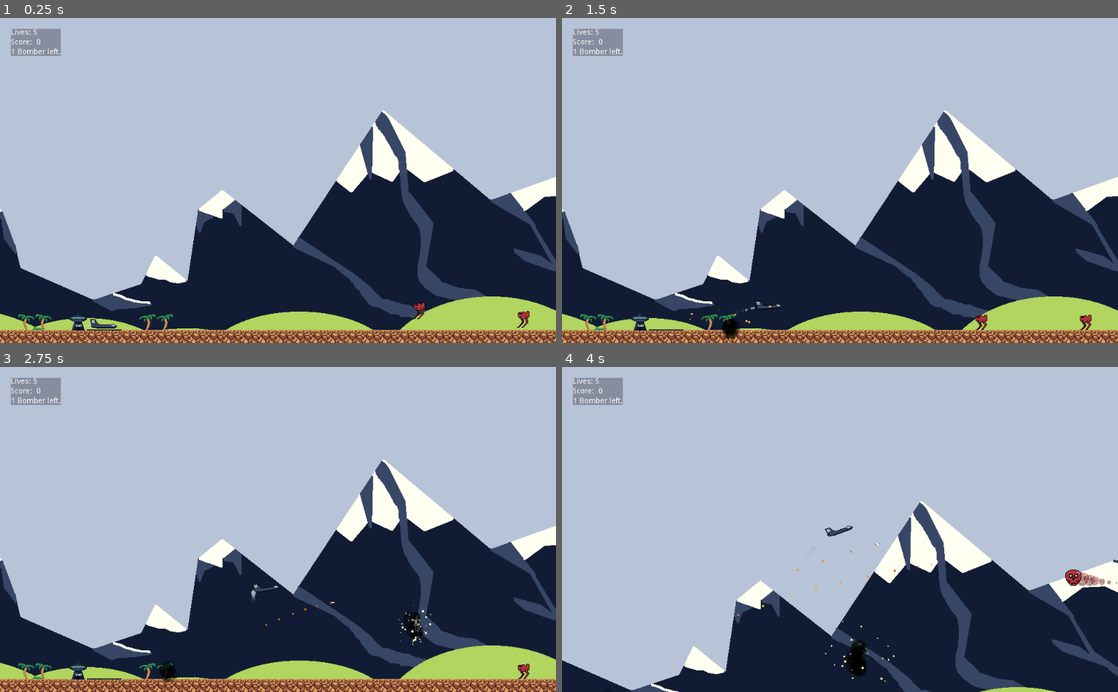
Above: before the commit, frames 1-4 (two rows, left to right).
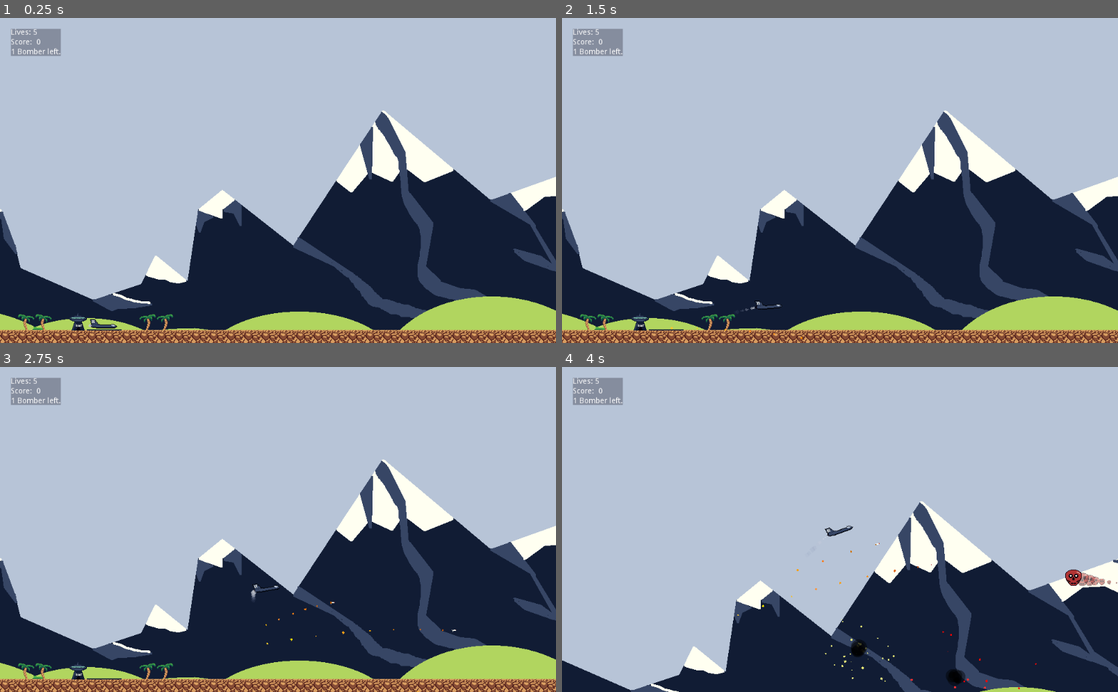
Above: after the commit, the same moments.

Repository: timbo-nz/jj2035
Game: Godot game, scene res://scenes/levels/Level3.tscn
Two runs of this game, one before a commit and one after it. Both use one fixed random seed, a clock stepped at 60 frames per second and the inputs below. This scene is started directly instead of the project's main scene.
Inputs (mouse positions are in pixels of both pictures, inside the frame that each line leads up to):
- Up to frame 1 (0.25 s): no input
- Up to frame 2 (1.5 s): move the mouse to (962, 164) at 0.52 s; hold D (right) from 0.53 s (still down); tap Space (shoot) at 0.6 s; tap W (up) at 0.77 s; move the mouse to (728, 196) at 1.27 s; tap Keypad 1 (game_over) at 1.35 s
- Up to frame 3 (2.75 s): tap W (up) at 1.52 s; tap Space (shoot) at 1.55, 2.1 s; move the mouse to (333, 458) at 2.02 s; release D (right) at 2.03 s; hold A (left) from 2.03 s (still down)
- Up to frame 4 (4 s): move the mouse to (812, 594) at 2.77 s; release A (left) at 2.78 s; hold D (right) from 2.78 s (still down); tap Keypad 9 (win_game) at 2.85 s; tap W (up) at 3.02, 3.77 s; tap Space (shoot) at 3.05, 3.6 s; move the mouse to (1006, 578) at 3.52 s

The runs differ from the first frame. In frame 1, 0.1% of the frame differs, in the area x 74-96%, y 87-96%; in frame 2, 0.3%; in frame 3, 0.5%, in the area x 28-96%, y 73-100%; in frame 4, 0.3%.

Commit message:
add missile proximity fuze, add missile proximity kill, fragmentation particles, display correct end text, add spawns to level 3

Diff:
--- a/project.godot
+++ b/project.godot
@@ -66,6 +66,12 @@
  ]
 }
 
+[layer_names]
+
+2d_physics/layer_1="Player"
+2d_physics/layer_2="Enemies"
+2d_physics/layer_3="Projectiles"
+
 [rendering]
 
 environment/default_environment="res://default_env.tres"
--- a/scenes/Game_Over.tscn
+++ b/scenes/Game_Over.tscn
@@ -46,3 +46,10 @@
 margin_right = 84.0
 margin_bottom = 14.0
 text = "0"
+
+[node name="Button" type="Button" parent="VBoxContainer"]
+margin_top = 54.0
+margin_right = 85.0
+margin_bottom = 74.0
+text = "OK"
+[connection signal="pressed" from="VBoxContainer/Button" to="." method="_on_Button_pressed"]
--- a/scenes/Player.tscn
+++ b/scenes/Player.tscn
@@ -25,7 +25,6 @@
 color_ramp = SubResource( 2 )
 
 [node name="Player" type="KinematicBody2D"]
-position = Vector2( 10, -288 )
 collision_mask = 15
 script = ExtResource( 1 )
 __meta__ = {
--- a/scenes/enemies/Bomber.tscn
+++ b/scenes/enemies/Bomber.tscn
@@ -31,7 +31,7 @@
 
 [node name="Sprite" type="AnimatedSprite" parent="."]
 frames = SubResource( 1 )
-frame = 2
+frame = 5
 playing = true
 
 [node name="bombBay" type="Position2D" parent="Sprite"]
--- a/scenes/enemies/RedSkull.tscn
+++ b/scenes/enemies/RedSkull.tscn
@@ -1,6 +1,6 @@
 [gd_scene load_steps=14 format=2]
 
-[ext_resource path="res://scenes/enemies/RedSkull.gd" type="Script" id=1]
+[ext_resource path="res://scripts/RedSkull.gd" type="Script" id=1]
 [ext_resource path="res://sprites/air_sprites/red_skull/red_skull_0.png" type="Texture" id=2]
 [ext_resource path="res://sprites/air_sprites/red_skull/red_skull_2.png" type="Texture" id=3]
 [ext_resource path="res://sprites/air_sprites/red_skull/red_skull_3.png" type="Texture" id=4]
@@ -43,9 +43,15 @@
 "loop": true,
 "name": "dead",
 "speed": 5.0
+}, {
+"frames": [ ExtResource( 5 ), ExtResource( 2 ) ],
+"loop": true,
+"name": "take_damage",
+"speed": 24.0
 } ]
 
 [node name="RedSkull" type="KinematicBody2D"]
+collision_layer = 2
 script = ExtResource( 1 )
 SPEED = 200
 HP = 2
@@ -58,8 +64,7 @@
 
 [node name="Sprite" type="AnimatedSprite" parent="."]
 frames = SubResource( 4 )
-animation = "idle"
-frame = 2
+animation = "take_damage"
 playing = true
 
 [node name="Hitbox" type="CollisionPolygon2D" parent="."]
--- a/scenes/enemies/eWalker.tscn
+++ b/scenes/enemies/eWalker.tscn
@@ -4,13 +4,13 @@
 [ext_resource path="res://scenes/projectiles/pBullet.tscn" type="PackedScene" id=2]
 [ext_resource path="res://sprites/ground_sprites/walker/walker_00.png" type="Texture" id=3]
 [ext_resource path="res://sprites/ground_sprites/walker/walker_01.png" type="Texture" id=4]
-[ext_resource path="res://sprites/ground_sprites/walker/walker_02.png" type="Texture" id=5]
-[ext_resource path="res://sprites/ground_sprites/walker/walker_03.png" type="Texture" id=6]
-[ext_resource path="res://sprites/ground_sprites/walker/walker_04.png" type="Texture" id=7]
-[ext_resource path="res://sprites/ground_sprites/walker/walker_05.png" type="Texture" id=8]
-[ext_resource path="res://sprites/ground_sprites/walker/walker_06.png" type="Texture" id=9]
-[ext_resource path="res://sprites/ground_sprites/walker/walker_07.png" type="Texture" id=10]
-[ext_resource path="res://sprites/ground_sprites/walker/walker_08.png" type="Texture" id=11]
+[ext_resource path="res://sprites/ground_sprites/walker/walker_06.png" type="Texture" id=5]
+[ext_resource path="res://sprites/ground_sprites/walker/walker_07.png" type="Texture" id=6]
+[ext_resource path="res://sprites/ground_sprites/walker/walker_08.png" type="Texture" id=7]
+[ext_resource path="res://sprites/ground_sprites/walker/walker_02.png" type="Texture" id=8]
+[ext_resource path="res://sprites/ground_sprites/walker/walker_03.png" type="Texture" id=9]
+[ext_resource path="res://sprites/ground_sprites/walker/walker_04.png" type="Texture" id=10]
+[ext_resource path="res://sprites/ground_sprites/walker/walker_05.png" type="Texture" id=11]
 [ext_resource path="res://sfx/Howitzer,M101,C3,105 mm,Distant,Right Side,Shot,Explode,Crack,Sweetener.wav" type="AudioStream" id=12]
 [ext_resource path="res://sfx/jump.wav" type="AudioStream" id=13]
 
@@ -21,21 +21,22 @@
 "name": "idle",
 "speed": 2.0
 }, {
-"frames": [ ExtResource( 3 ), ExtResource( 4 ), ExtResource( 5 ), ExtResource( 6 ), ExtResource( 7 ), ExtResource( 8 ), ExtResource( 9 ) ],
+"frames": [ ExtResource( 5 ), ExtResource( 6 ), ExtResource( 7 ), ExtResource( 6 ), ExtResource( 5 ) ],
+"loop": false,
+"name": "shoot",
+"speed": 12.0
+}, {
+"frames": [ ExtResource( 3 ), ExtResource( 4 ), ExtResource( 8 ), ExtResource( 9 ), ExtResource( 10 ), ExtResource( 11 ), ExtResource( 5 ) ],
 "loop": false,
 "name": "jump",
 "speed": 24.0
-}, {
-"frames": [ ExtResource( 9 ), ExtResource( 10 ), ExtResource( 11 ), ExtResource( 10 ), ExtResource( 9 ) ],
-"loop": false,
-"name": "shoot",
-"speed": 12.0
 } ]
 
 [sub_resource type="CircleShape2D" id=2]
 radius = 289.772
 
 [node name="Walker" type="KinematicBody2D"]
+collision_layer = 2
 script = ExtResource( 1 )
 projectile = ExtResource( 2 )
 HP = 1
--- a/scenes/levels/Level3.tscn
+++ b/scenes/levels/Level3.tscn
@@ -1,12 +1,11 @@
-[gd_scene load_steps=8 format=2]
+[gd_scene load_steps=7 format=2]
 
 [ext_resource path="res://scripts/Level3.gd" type="Script" id=1]
 [ext_resource path="res://scenes/Player.tscn" type="PackedScene" id=2]
 [ext_resource path="res://scenes/parallaxBg.tscn" type="PackedScene" id=3]
 [ext_resource path="res://scenes/TileMap.tscn" type="PackedScene" id=4]
 [ext_resource path="res://scenes/Base.tscn" type="PackedScene" id=5]
-[ext_resource path="res://scenes/enemies/eWalker.tscn" type="PackedScene" id=6]
-[ext_resource path="res://scenes/enemies/RedSkull.tscn" type="PackedScene" id=7]
+[ext_resource path="res://scenes/enemies/RedSkull.tscn" type="PackedScene" id=6]
 
 [node name="Level3" type="Node"]
 script = ExtResource( 1 )
@@ -21,26 +20,15 @@
 tile_data = PoolIntArray( 2097153, 536870913, 0, 2097154, 536870913, 0, 2097160, 1, 0, 2097161, 1, 0, 2097196, 53687091 …(4647 unchanged characters)…
 
 [node name="spawnTimer" type="Timer" parent="."]
-wait_time = 3.0
+wait_time = 2.0
 autostart = true
 
 [node name="Base" parent="." instance=ExtResource( 5 )]
 position = Vector2( 128, 1025.2 )
 
-[node name="Walker" parent="." instance=ExtResource( 6 )]
-position = Vector2( 768, 1015.6 )
-
-[node name="Walker2" parent="." instance=ExtResource( 6 )]
-position = Vector2( 960, 1031.6 )
-
-[node name="Walker3" parent="." instance=ExtResource( 6 )]
-position = Vector2( 1152, 1025.2 )
-
-[node name="Walker4" parent="." instance=ExtResource( 6 )]
-position = Vector2( 1536, 1015.6 )
-
-[node name="RedSkull" parent="." instance=ExtResource( 7 )]
+[node name="RedSkull" parent="." instance=ExtResource( 6 )]
 position = Vector2( 1961, 800 )
+HP = 7
 [connection signal="update_mission_status_text" from="." to="Player" method="_on_update_mission_status_text"]
 [connection signal="update_score" from="." to="Player" method="_on_update_score"]
 [connection signal="timeout" from="spawnTimer" to="." method="_on_spawnTimer_timeout"]
--- /dev/null
+++ b/scenes/particles/frag_particles.tscn
@@ -0,0 +1,43 @@
+[gd_scene load_steps=7 format=2]
+
+[ext_resource path="res://scripts/frag_particles.gd" type="Script" id=1]
+
+[sub_resource type="Gradient" id=2]
+colors = PoolColorArray( 1, 1, 1, 1, 0, 0, 0, 1 )
+
+[sub_resource type="GradientTexture" id=3]
+gradient = SubResource( 2 )
+
+[sub_resource type="Curve" id=4]
+_data = [ Vector2( 0, 1 ), 0.0, 0.0, 0, 0, Vector2( 0.958066, 0.3229 ), -1.90328, 0.0, 0, 0 ]
+
+[sub_resource type="CurveTexture" id=5]
+curve = SubResource( 4 )
+
+[sub_resource type="ParticlesMaterial" id=1]
+flag_disable_z = true
+spread = 180.0
+flatness = 1.0
+gravity = Vector3( 0, 0, 0 )
+initial_velocity = 600.0
+initial_velocity_random = 0.1
+angular_velocity = 720.0
+angular_velocity_random = 1.0
+orbit_velocity = 0.0
+orbit_velocity_random = 0.0
+scale = 3.0
+scale_random = 1.0
+scale_curve = SubResource( 5 )
+color_ramp = SubResource( 3 )
+
+[node name="fragParticlesPos" type="Node2D"]
+script = ExtResource( 1 )
+
+[node name="fragParticles" type="Particles2D" parent="."]
+emitting = false
+amount = 64
+lifetime = 0.1
+one_shot = true
+explosiveness = 0.8
+randomness = 1.0
+process_material = SubResource( 1 )
--- a/scenes/projectiles/pBomb.tscn
+++ b/scenes/projectiles/pBomb.tscn
@@ -5,17 +5,17 @@
 [ext_resource path="res://sfx/Howitzer,M101,C3,105 mm,Distant,Right Side,Shot,Explode,Crack,Sweetener.wav" type="AudioStream" id=3]
 
 [node name="Bomb" type="RigidBody2D"]
-collision_layer = 2
+collision_layer = 4
 contacts_reported = 1
 contact_monitor = true
 angular_velocity = 10.0
 script = ExtResource( 1 )
 
+[node name="Sprite" type="Sprite" parent="."]
+texture = ExtResource( 2 )
+
 [node name="Hitbox" type="CollisionPolygon2D" parent="."]
 polygon = PoolVector2Array( -10, -6, -4, -8, 4, -8, 10, -6, 12, -5, 14, -2, 14, 1, 12, 4, 9, 6, 5, 7, -5, 7, -10, 5, -11, 8, -14, 8, -15, 7, -15, -8, -14, -9, -11, -9 )
-
-[node name="Sprite" type="Sprite" parent="."]
-texture = ExtResource( 2 )
 
 [node name="Explosion" type="AudioStreamPlayer" parent="."]
 stream = ExtResource( 3 )
--- a/scenes/projectiles/pBullet.tscn
+++ b/scenes/projectiles/pBullet.tscn
@@ -15,7 +15,7 @@
 scale = 2.0
 
 [node name="Bullet" type="RigidBody2D"]
-collision_layer = 2
+collision_layer = 4
 contacts_reported = 1
 contact_monitor = true
 script = ExtResource( 1 )
--- a/scenes/projectiles/pMissile.tscn
+++ b/scenes/projectiles/pMissile.tscn
@@ -31,7 +31,14 @@
 [sub_resource type="RectangleShape2D" id=4]
 extents = Vector2( 4, 1 )
 
+[sub_resource type="CircleShape2D" id=5]
+radius = 53.0094
+
+[sub_resource type="CircleShape2D" id=6]
+radius = 36.0139
+
 [node name="Missile" type="RigidBody2D"]
+collision_layer = 4
 collision_mask = 2
 contacts_reported = 1
 contact_monitor = true
@@ -63,5 +70,20 @@
 stream = ExtResource( 4 )
 volume_db = -12.0
 autoplay = true
+
+[node name="fragArea" type="Area2D" parent="."]
+collision_layer = 4
+collision_mask = 2
+
+[node name="hitbox" type="CollisionShape2D" parent="fragArea"]
+shape = SubResource( 5 )
+
+[node name="proximityFuze" type="Area2D" parent="."]
+collision_layer = 4
+collision_mask = 2
+
+[node name="CollisionPolygon2D" type="CollisionShape2D" parent="proximityFuze"]
+shape = SubResource( 6 )
 [connection signal="body_entered" from="." to="." method="_on_Missile_body_entered"]
 [connection signal="timeout" from="fuze" to="." method="_on_fuze_timeout"]
+[connection signal="body_entered" from="proximityFuze" to="." method="_on_proximityFuze_body_entered"]
--- a/scenes/projectiles/pTracer.tscn
+++ b/scenes/projectiles/pTracer.tscn
@@ -13,7 +13,7 @@
 scale = 0.8
 
 [node name="Tracer" type="RigidBody2D"]
-collision_layer = 2
+collision_layer = 4
 contacts_reported = 1
 contact_monitor = true
 script = ExtResource( 1 )
--- a/scripts/Game_Over.gd
+++ b/scripts/Game_Over.gd
@@ -12,12 +12,7 @@
 	if GameController.victoryBool:
 		$VBoxContainer/Title.text = "VICTORY IS YOURS"
 
+
+func _on_Button_pressed():
+	get_tree().change_scene("res://scenes/levels/Level_1_Mission_Screen.tscn")
 	pass # Replace with function body.
-
-# Called every frame. 'delta' is the elapsed time since the previous frame.
-#func _process(delta):
-#	pass
-
-func _process(delta):
-	if Input.is_action_just_pressed("shoot"):
-		get_tree().change_scene("res://scenes/levels/Level_1_Mission_Screen.tscn")
--- a/scripts/Level3.gd
+++ b/scripts/Level3.gd
@@ -2,6 +2,10 @@
 
 signal update_score
 signal update_mission_status_text
+
+var tileSize = 32
+var mapSize = 6000
+var floorHeight = 1040
 
 var WIN_STATE = false
 
@@ -11,8 +15,8 @@
 var objective_count = 0
 export (int) var needed_to_win
 
-var activeEnemies =  5
-
+var activeEnemies =  0
+var maxEnemies = 15
 
 # Called when the node enters the scene tree for the first time.
 func _ready():
@@ -40,7 +44,7 @@
 	if type == "WALKER":
 		GameController.playerScore += 100
 	if type == "BOMBER":
-		GameController.playerScore += 75
+		GameController.playerScore += 25
 	if type == "JET":
 		GameController.playerScore += 50
 	if type == "TANK":
@@ -48,7 +52,58 @@
 	emit_signal("update_score")
 	activeEnemies -= 1
 
+func _spawn_enemy():
+	if activeEnemies < maxEnemies:
+		var rand = rand_range(0,4)
+		if rand <= 1:
+			_spawn_jet()
+		elif rand > 1 && rand <= 2:
+			_spawn_bomber()
+		elif rand > 2 && rand <= 3:
+			_spawn_walker()
+		else:
+			_spawn_tank()
+		print(activeEnemies)
+
+
+func _spawn_tank():
+	activeEnemies += 1
+	var tank = preload("res://scenes/enemies/enemyTank.tscn").instance()
+	var position = Vector2(rand_range(16, mapSize/tileSize) * tileSize, floorHeight)
+	tank.connect("minus_enemy_count", self, "_minus_enemy_count")
+	tank.position = position
+	add_child(tank)
+
+func _spawn_jet():
+	activeEnemies += 1
+	var jet = preload("res://scenes/enemies/Enemy_Jet.tscn").instance()
+	var position = Vector2(rand_range(0, mapSize/tileSize) * tileSize, rand_range(32, floorHeight - 8 * 32))
+	jet.connect("minus_enemy_count", self, "_minus_enemy_count")
+	jet.position = position
+	jet.linear_velocity = Vector2(rand_range(jet.min_speed, jet.max_speed), 0)
+	add_child(jet)
+
+func _spawn_bomber():
+	activeEnemies += 1
+	var bomber = preload("res://scenes/enemies/Bomber.tscn").instance()
+	var position = Vector2(rand_range(0, mapSize/tileSize) * tileSize, rand_range(32, floorHeight - 8 * 32))
+	bomber.connect("minus_enemy_count", self, "_minus_enemy_count")
+	bomber.position = position
+	bomber.linear_velocity = Vector2(rand_range(bomber.min_speed, bomber.max_speed), 0)
+	add_child(bomber)
+
+func _spawn_walker():
+	activeEnemies += 1
+	var walker = preload("res://scenes/enemies/eWalker.tscn").instance()
+	var position = Vector2(rand_range(16, mapSize/tileSize) * tileSize, floorHeight)
+	walker.connect("minus_enemy_count", self, "_minus_enemy_count")
+	walker.position = position
+	add_child(walker)
+
 func _on_Base_base_entered():
-	print(WIN_STATE)
 	if WIN_STATE:
+		GameController.victoryBool = true
 		get_tree().change_scene("res://scenes/Game_Over.tscn")
+
+func _on_spawnTimer_timeout():
+	_spawn_enemy()
--- a/scripts/Player.gd
+++ b/scripts/Player.gd
@@ -85,8 +85,9 @@
 	hitbox.rotation = deg2rad(vThrottle * 5 * sprite.scale.x)
 
 func player_collision():
-	STATE = STATE_KILLED
-	_on_decrement_num_lives()
+	if STATE != STATE_KILLED:
+		STATE = STATE_KILLED
+		_on_decrement_num_lives()
 
 func _physics_process(delta):
 	get_input()
@@ -110,8 +111,9 @@
 		get_parent().add_child(explosionParticles)
 
 func hit_by_projectile():
-	STATE = STATE_KILLED
-	_on_decrement_num_lives()
+	if STATE != STATE_KILLED:
+		STATE = STATE_KILLED
+		_on_decrement_num_lives()
 
 func _on_deathTimer_timeout():
 	queue_free()
--- a/scenes/enemies/RedSkull.gd
+++ b/scripts/RedSkull.gd
@@ -76,6 +76,7 @@
 
 func hit_by_projectile():
 	HP -= 1
+	sprite.play("take_damage")
 	if HP == 0:
 		remove_child($Hitbox)
 		STATE = STATE_DEAD
--- /dev/null
+++ b/scripts/frag_particles.gd
@@ -0,0 +1,14 @@
+extends Node2D
+
+# Declare member variables here. Examples:
+# var a = 2
+# var b = "text"
+
+# Called when the node enters the scene tree for the first time.
+func _ready():
+	$fragParticles.emitting = true
+	pass # Replace with function body.
+
+# Called every frame. 'delta' is the elapsed time since the previous frame.
+#func _process(delta):
+#	pass
--- a/scripts/pMissile.gd
+++ b/scripts/pMissile.gd
@@ -31,16 +31,29 @@
 		_explode()
 
 func _on_Missile_body_entered(body):
-	_explode()
-	if body.has_method("hit_by_projectile"):
-		body.call("hit_by_projectile")
-
+	if STATE != STATE_EXPLODED:
+		_explode()
 
 func _explode():
 	STATE = STATE_EXPLODED
 	$Explosion.play()
+
+	var fragParticles = preload("res://scenes/particles/frag_particles.tscn").instance()
+	fragParticles.position = self.global_position
+	get_parent().add_child(fragParticles)
+
+	var bodies = $fragArea.get_overlapping_bodies()
+
+	for body in bodies:
+		if body.has_method("hit_by_projectile") && body.name != "Player":
+			body.call("hit_by_projectile")
+
 	remove_child($Hitbox)
 	$Sprite.visible = false
 	var explosionParticles = preload("res://scenes/particles/explosion_particles.tscn").instance()
 	explosionParticles.position = self.global_position
 	get_parent().add_child(explosionParticles)
+
+func _on_proximityFuze_body_entered(body):
+	if STATE != STATE_EXPLODED && body.name != "Player":
+		_explode()
Not shown: 1 places in scenes/projectiles/pMissile.tscn that only renumber resources
